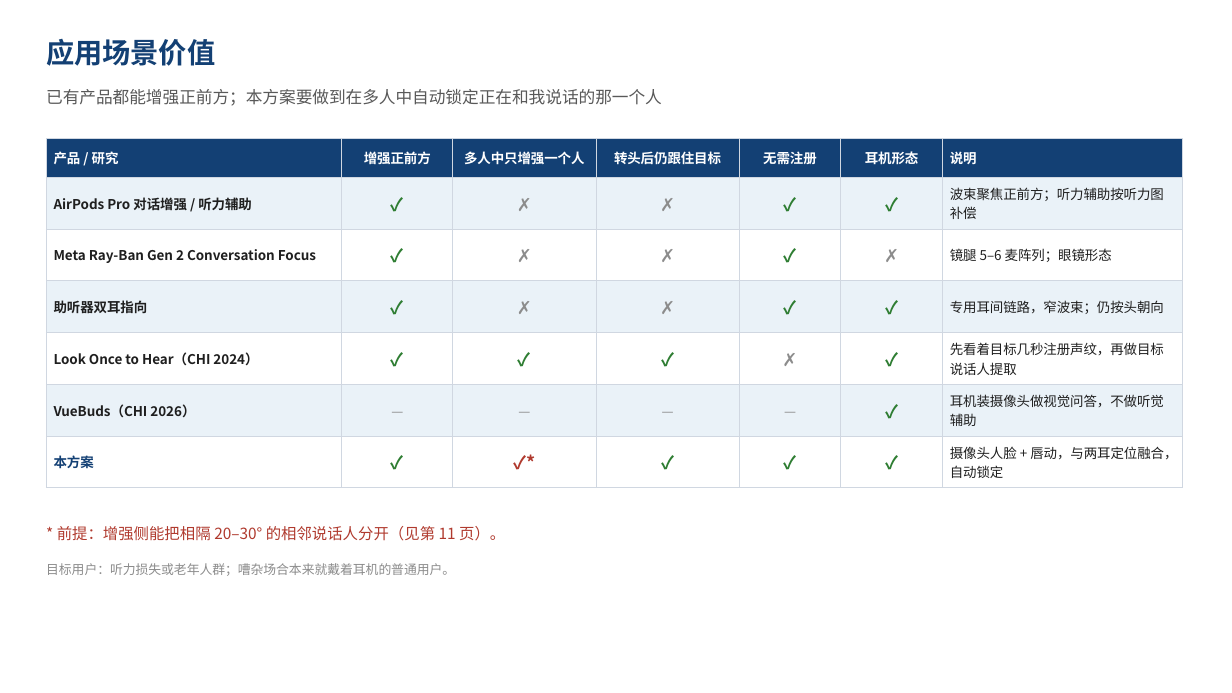
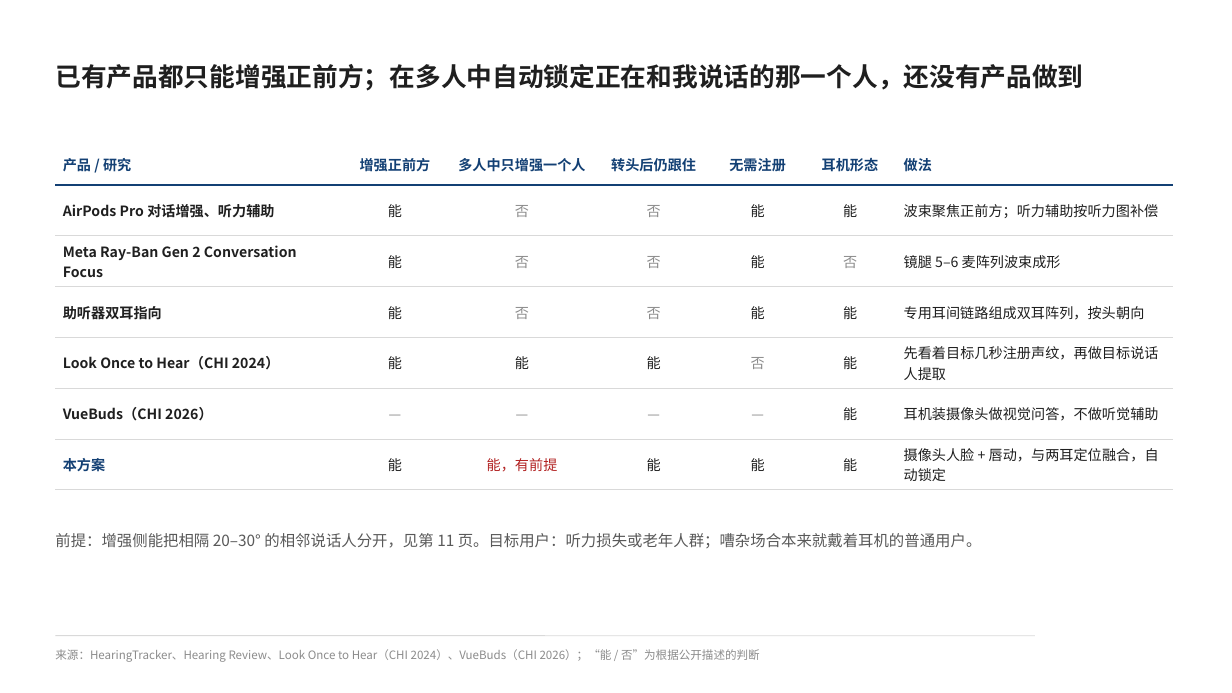
Before and after one commit to ZeroFoxxi/ssl-scene1, a slide deck: slide 3 of 02_耳机声源定位/耳机摄像头听觉辅助_整体设计方案.pptx. Drawn at 1232x693 pixels with LibreOffice and Linux fonts; fonts in the diff are those of the drawing. Boxes give left, top, right and bottom in pixels: in the first picture for what was removed or moved away, otherwise in the second. Text is boxed around its words. In the diff, an @@ line names an element or a change of style, - is before the commit and + after.

```diff
--- a/02_耳机声源定位/耳机摄像头听觉辅助_整体设计方案.pptx
+++ b/02_耳机声源定位/耳机摄像头听觉辅助_整体设计方案.pptx
@@ text removed at <box>46,39,215,66</box> @@
-应用场景价值
@@ text at <box>55,64,1083,91</box>: text changed; size 13 to 20 pt; text colour #595959 to #1F1F1F; bold on @@
-已有产品都能增强正前方；本方案要做到在多人中自动锁定正在和我说话的那一个人
+已有产品都只能增强正前方；在多人中自动锁定正在和我说话的那一个人，还没有产品做到
@@ table at <box>55,143,1174,485</box> @@
-row 1, column 4: 转头后仍跟住目标
+row 1, column 4: 转头后仍跟住
-row 1, column 7: 说明
+row 1, column 7: 做法
-row 2: AirPods Pro 对话增强 / 听力辅助 | ✓ | ✗ | ✗ | ✓ | ✓ | 波束聚焦正前方；听力辅助按听力图补偿
+row 2: AirPods Pro 对话增强、听力辅助 | 能 | 否 | 否 | 能 | 能 | 波束聚焦正前方；听力辅助按听力图补偿
-row 3: Meta Ray-Ban Gen 2 Conversation Focus | ✓ | ✗ | ✗ | ✓ | ✗ | 镜腿 5–6 麦阵列；眼镜形态
+row 3: Meta Ray-Ban Gen 2 Conversation Focus | 能 | 否 | 否 | 能 | 否 | 镜腿 5–6 麦阵列波束成形
-row 4: 助听器双耳指向 | ✓ | ✗ | ✗ | ✓ | ✓ | 专用耳间链路，窄波束；仍按头朝向
+row 4: 助听器双耳指向 | 能 | 否 | 否 | 能 | 能 | 专用耳间链路组成双耳阵列，按头朝向
-row 5: Look Once to Hear（CHI 2024） | ✓ | ✓ | ✓ | ✗ | ✓ | 先看着目标几秒注册声纹，再做目标说话人提取
+row 5: Look Once to Hear（CHI 2024） | 能 | 能 | 能 | 否 | 能 | 先看着目标几秒注册声纹，再做目标说话人提取
-row 6, column 6: ✓
+row 6, column 6: 能
-row 7: 本方案 | ✓ | ✓* | ✓ | ✓ | ✓ | 摄像头人脸 + 唇动，与两耳定位融合，自动锁定
+row 7: 本方案 | 能 | 能，有前提 | 能 | 能 | 能 | 摄像头人脸 + 唇动，与两耳定位融合，自动锁定
@@ fill #134074 to none in row 1 @@
@@ fill #EAF2F8 to none in 21 cells @@
@@ fill #FFFFFF to none in 21 cells @@
@@ size 10.5 to 11 pt in "产品 / 研究", "增强正前方", "多人中只增强一个人", "无需注册" and 14 more places @@
@@ text colour #FFFFFF to #134074 in "产品 / 研究", "增强正前方", "多人中只增强一个人", "无需注册" and 1 more places @@
@@ borders changed @@
@@ table: place and size @@
-table at <box>46,139,1183,482</box>
+table at <box>55,143,1174,485</box>
@@ text at <box>55,533,982,548</box>: text changed; size 10 to 12 pt; text colour #8C8C8C to #595959 @@
-目标用户：听力损失或老年人群；嘈杂场合本来就戴着耳机的普通用户。
+前提：增强侧能把相隔 20–30° 的相邻说话人分开，见第 11 页。目标用户：听力损失或老年人群；嘈杂场合本来就戴着耳机的普通用户。
@@ text removed at <box>57,526,505,541</box> @@
-* 前提：增强侧能把相隔 20–30° 的相邻说话人分开（见第 11 页）。
@@ line added from (55, 636) to (1035, 636), #D9D9D9 0.75 pt @@
@@ text added at <box>55,649,760,662</box>, 9 pt, text #8C8C8C @@
+来源：HearingTracker、Hearing Review、Look Once to Hear（CHI 2024）、VueBuds（CHI 2026）；“能 / 否”为根据公开描述的判断
```
Also in this commit, not shown: 17 other slides changed, 5 other files.
